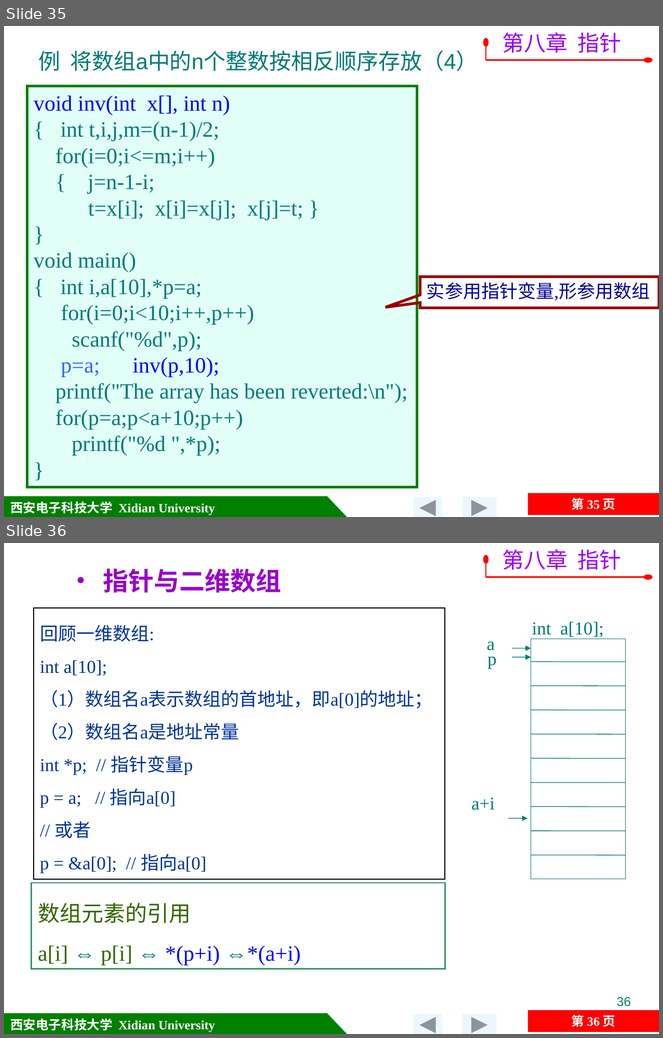
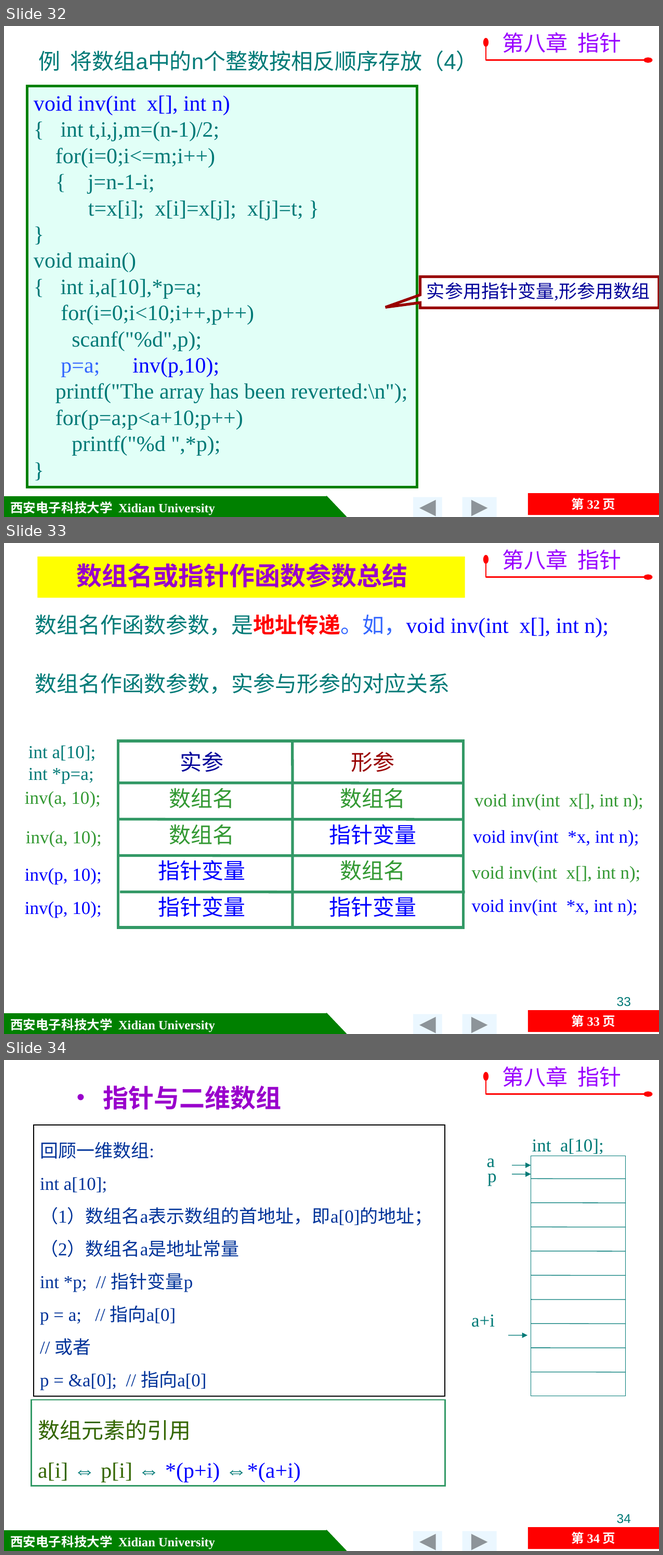
Before and after one commit to jtrfid/C-Repositories, a slide deck: 2016/C语言/课件/第8章 指针.pptx. Shown one above the other, each under a label of ours: slides 35 and 36 before the commit, slides 32, 33 and 34 after it. The pictures are 663x1038 and 663x1555 pixels, drawn with LibreOffice and Linux fonts; fonts in the diff are those of the drawing; background and template pictures are left out. Boxes give left, top, right and bottom in pixels: in the first picture for what was removed or moved away, otherwise in the second. Text is boxed around its words. In the diff, an @@ line names an element or a change of style, - is before the commit and + after.

```diff
--- a/2016/C语言/课件/第8章 指针.pptx
+++ b/2016/C语言/课件/第8章 指针.pptx
@@ slide 33 added at [4, 543, 659, 1034], background picture (left out); not listed: 5 template elements that a slide beside it also shows @@
@@ rectangle added at [37, 557, 465, 598], fill #FFFF00, 28 pt, text #9900CC, bold @@
+  数组名或指针作函数参数总结
@@ text added at [502, 549, 621, 570], 24 pt, text #9900FF @@
+第八章 指针
@@ freeform shape added at [486, 560, 649, 577], outline #FF0000 1.5 pt @@
@@ text added at [35, 614, 609, 694], 24 pt, text #007A77 @@
+    数组名作函数参数，是地址传递。如，void inv(int x[], int n);
+    数组名作函数参数，实参与形参的对应关系
@@ text added at [28, 745, 96, 784], 20 pt, text #007A77 @@
+int a[10];
+int *p=a;
@@ text added at [25, 792, 100, 808], 20 pt, text #339933 @@
+    inv(a, 10);
@@ text added at [475, 794, 644, 810], 20 pt, text #339933 @@
+    void inv(int x[], int n);
@@ text added at [26, 831, 101, 847], 20 pt, text #339933 @@
+    inv(a, 10);
@@ text added at [473, 830, 639, 847], 20 pt, text #0000FF @@
+    void inv(int *x, int n);
@@ text added at [25, 869, 101, 885], 20 pt, text #0000FF @@
+    inv(p, 10);
@@ text added at [472, 866, 641, 883], 20 pt, text #339933 @@
+    void inv(int x[], int n);
@@ group added at [118, 741, 465, 928]: 10 texts, 5 lines, 1 rectangle @@
+实参
+形参
+数组名
+指针变量
+数组名
+指针变量
+数组名
+数组名
+指针变量
+指针变量
@@ text added at [472, 899, 638, 916], 20 pt, text #0000FF @@
+    void inv(int *x, int n);
@@ text added at [25, 902, 101, 918], 20 pt, text #0000FF @@
+    inv(p, 10);
@@ page number added at [617, 997, 631, 1007], 14 pt, text #007A77 @@
+33
@@ what was slide 35 is now slide 32 @@
@@ page number at [572, 498, 616, 510]: text changed @@
-第 35 页
+第 32 页
@@ what was slide 36 is now slide 34 @@
@@ page number at [617, 1514, 631, 1524]: text changed @@
-36
+34
@@ page number at [572, 1532, 616, 1544]: text changed @@
-第 36 页
+第 34 页
```
Also in this commit, not shown: 4 slides changed, 3 slides removed, 4 other files.
